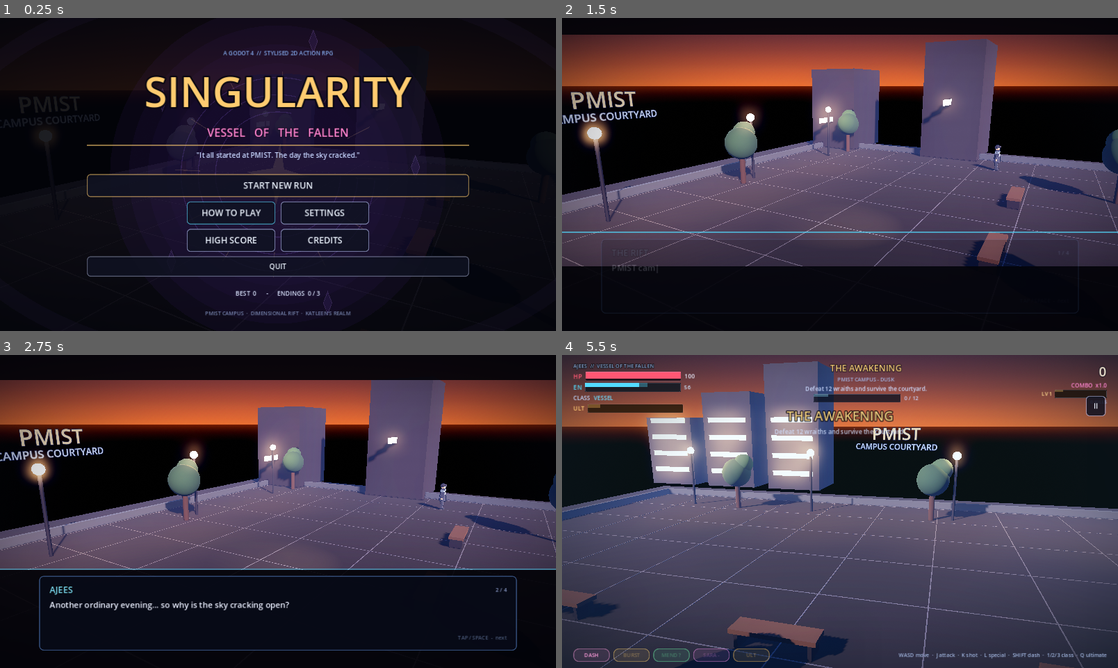
Above: before the commit, frames 1-4 (two rows, left to right).
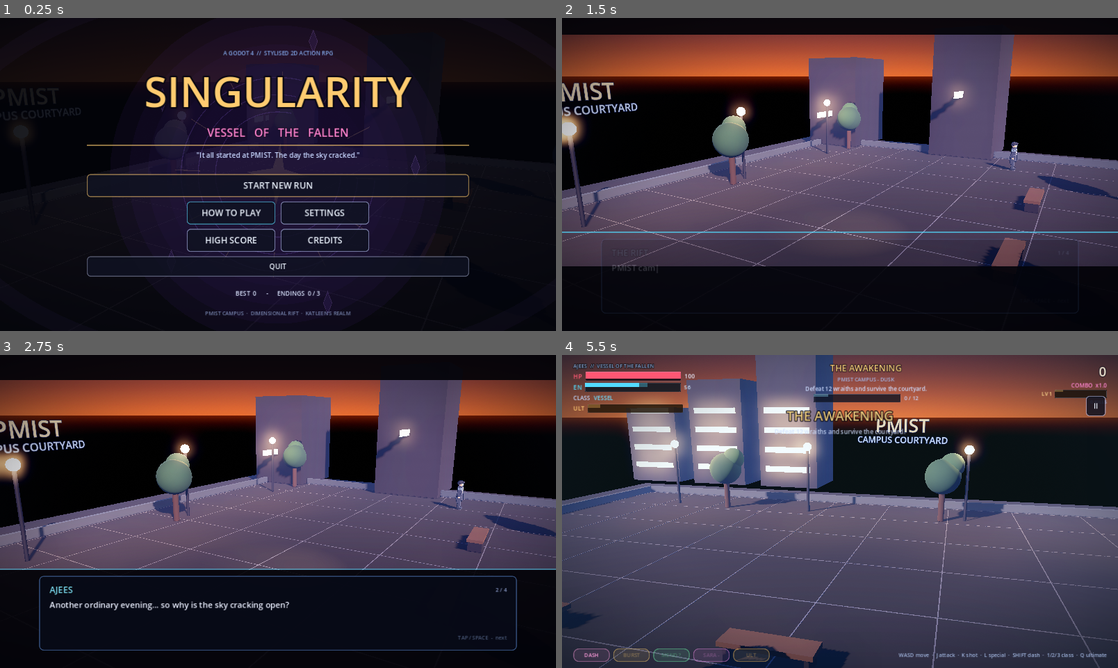
Above: after the commit, the same moments.

Repository: abdulkather82821-shadow/Singularity-Mobile-game
Game: Godot game, scene res://res/scenes/main.tscn
The game is run twice, just before and just after one commit, with the same random seed, the same clock (stepped at 60 frames per second) and the same inputs. Sound files missing from this copy of the repository are replaced by a short silence.
Inputs (mouse positions are in pixels of both pictures, inside the frame that each line leads up to):
- Up to frame 1 (0.25 s): no input
- Up to frame 2 (1.5 s): click "START NEW RUN" at 0.5 s; click "BEGIN" at 1.25 s
- Up to frame 3 (2.75 s): tap Enter at 2 s; move the mouse to (400, 495) at 2.02 s; hold D (move_right) from 2.03 s (still down); hold J (attack) from 2.03 s (still down); click (400, 495) at 2.17 s; tap Space (jump) at 2.27 s
- Up to frame 4 (5.5 s): release D (move_right) at 2.75 s; release J (attack) at 2.75 s; drag from (728, 527) to (812, 574) at 2.77 s; move the mouse to (895, 442) at 3.52 s; hold D (move_right) 3.53-4.25 s; hold H (heal) 3.53-4.25 s; drag from (812, 574) to (673, 464) at 4.27 s; move the mouse to (1006, 558) at 5.02 s; hold A (move_left) from 5.03 s (still down); hold L (special) from 5.03 s (still down); tap Space (jump) at 5.27 s

The runs differ from the first frame. In frame 1, 0.3% of the frame differs, in the area x 2-36%, y 26-40%; in frame 2, 18%; in frame 3, 16%; in frame 4, 21%, in the area x 0-100%, y 0-100%.

Commit message:
feat(look): closer head-height camera, coat tails that sway, on-screen size probe
Co-authored-by: arena-agent <297053741+arena-agent@users.noreply.github.com>

Diff:
--- a/res/scripts/game_config.gd
+++ b/res/scripts/game_config.gd
@@ -219,9 +219,9 @@
 const ARENA_HALF_Z: float = 13.0
 const GROUND_Y: float = 0.0
 
-const CAMERA_OFFSET: Vector3 = Vector3(0.0, 2.25, 7.1)
-const CAMERA_LOOK_HEIGHT: float = 1.32
-const CAMERA_FOV: float = 46.0
+const CAMERA_OFFSET: Vector3 = Vector3(0.0, 1.95, 6.3)
+const CAMERA_LOOK_HEIGHT: float = 1.18
+const CAMERA_FOV: float = 42.0
 const CAMERA_FOLLOW: float = 5.2
 
 const PLAYER_SPEED_3D: float = 6.6
--- a/res/scripts/main.gd
+++ b/res/scripts/main.gd
@@ -1462,9 +1462,13 @@
 	player.facing = Vector3(0.0, 0.0, -1.0)
 	camera_rig.set_target(player)
 	camera_rig.snap_to_target()
-	print("SHOT player=%s rig_children=%d cam=%s" % [
-		str(player.global_position), player.rig.get_child_count(),
-		str(camera_rig.camera.global_position)
+	var feet: Vector2 = camera_rig.camera.unproject_position(player.global_position)
+	var head: Vector2 = camera_rig.camera.unproject_position(
+		player.global_position + Vector3(0.0, player.rig.height, 0.0))
+	print("SHOT player=%s rig_children=%d rig_h=%.2f cam=%s fov=%.1f feet=%s head=%s px=%.0f" % [
+		str(player.global_position), player.rig.get_child_count(), player.rig.height,
+		str(camera_rig.camera.global_position), camera_rig.camera.fov,
+		str(feet), str(head), absf(feet.y - head.y)
 	])
 	if mode == "boss":
 		boss_timer = -1.0
--- a/res/scripts/world/rig3d.gd
+++ b/res/scripts/world/rig3d.gd
@@ -22,6 +22,7 @@
 var core: MeshInstance3D
 var hair: Node3D
 var height: float = 1.8
+var coat_tails: Array[MeshInstance3D] = []
 
 var _time: float = 0.0
 var _walk: float = 0.0
@@ -104,6 +105,16 @@
 	hair = Node3D.new()
 	head.add_child(hair)
 	_build_hair()
+
+	var tail_material: StandardMaterial3D = _mat(palette["coat"].darkened(0.15))
+	var coat_l: MeshInstance3D = part(torso, BoxMesh.new(), tail_material,
+		Vector3(-0.14, -0.36, -0.02), Vector3(0.12, 0.0, 0.06), Vector3(0.2, 0.46, 0.24))
+	var coat_r: MeshInstance3D = part(torso, BoxMesh.new(), tail_material,
+		Vector3(0.14, -0.36, -0.02), Vector3(0.12, 0.0, -0.06), Vector3(0.2, 0.46, 0.24))
+	coat_l.name = "CoatTailL"
+	coat_r.name = "CoatTailR"
+	coat_tails.append(coat_l)
+	coat_tails.append(coat_r)
 
 	if bool(palette["cape_on"]):
 		cape = Node3D.new()
@@ -271,6 +282,11 @@
 		_walk = lerp_angle(_walk, 0.0, clampf(delta * 7.0, 0.0, 1.0))
 	var bob: float = 0.0
 	var swing: float = sin(_walk)
+	for index in coat_tails.size():
+		var tail: MeshInstance3D = coat_tails[index]
+		var side: float = -1.0 if index == 0 else 1.0
+		tail.rotation.x = 0.12 + speed_ratio * 0.42 + sin(_walk * 0.9 + side) * 0.06
+		tail.rotation.z = side * (0.04 + speed_ratio * 0.05)
 	if mode == "run" or speed_ratio > 0.05:
 		leg_l.rotation.x = swing * 0.78
 		leg_r.rotation.x = -swing * 0.78
